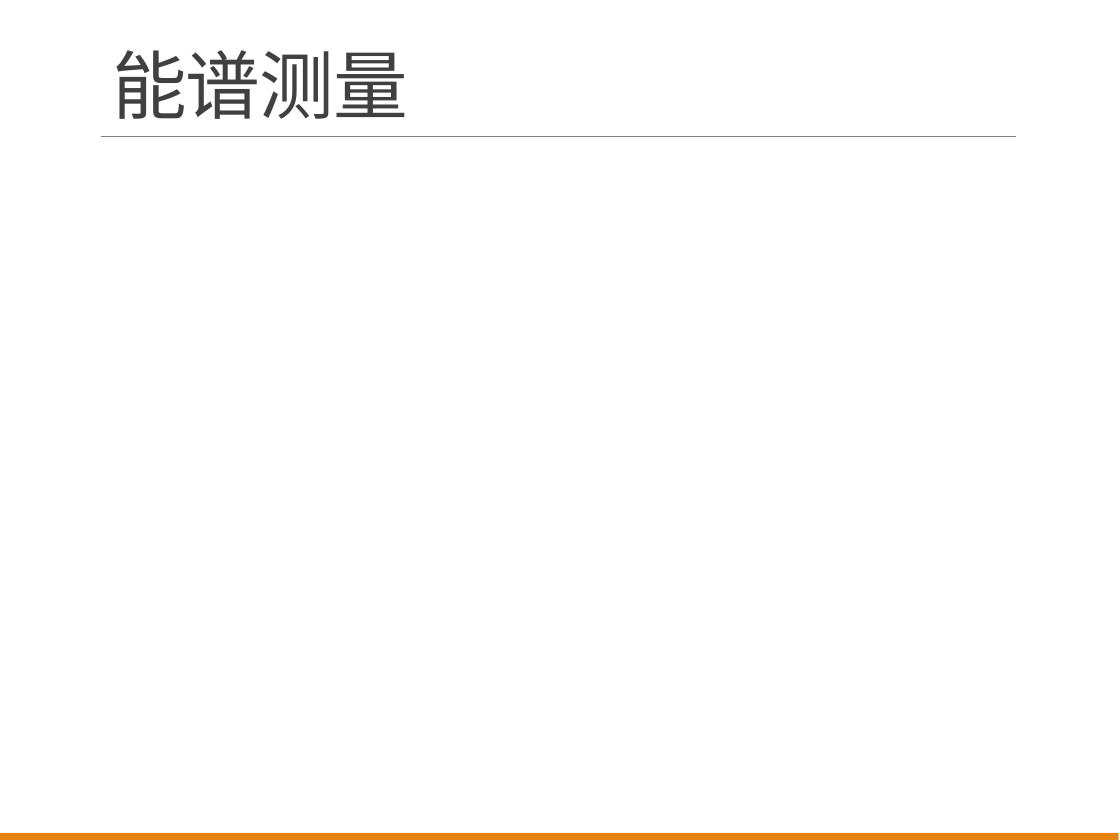
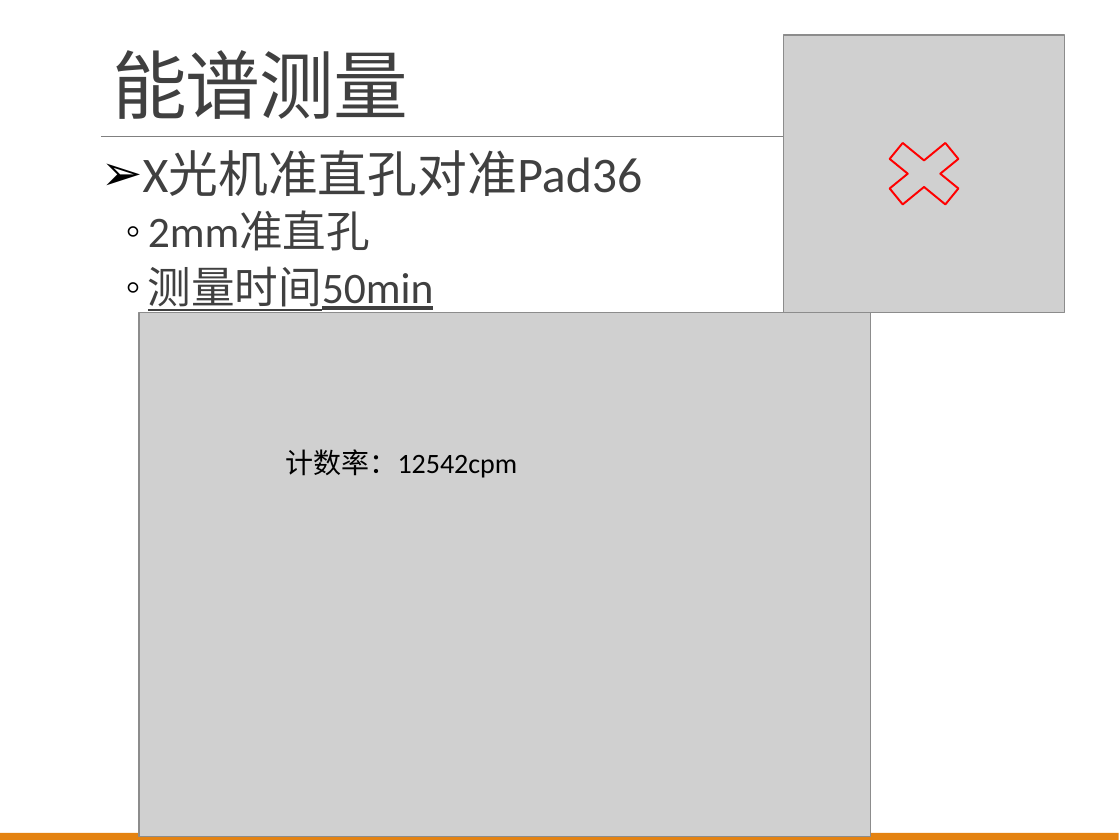
Before and after one commit to wyu0725/SDHCAL_DAQ, a slide deck: slide 8 of Slides/SDHCAL_Report_20170621.pptx. Drawn at 1120x840 pixels with LibreOffice and Linux fonts; fonts in the diff are those of the drawing; grey boxes stand for pictures. Boxes give left, top, right and bottom in pixels: in the first picture for what was removed or moved away, otherwise in the second. Text is boxed around its words. In the diff, an @@ line names an element or a change of style, - is before the commit and + after.

```diff
--- a/Slides/SDHCAL_Report_20170621.pptx
+++ b/Slides/SDHCAL_Report_20170621.pptx
@@ picture added at box(784, 35, 1065, 312) @@
@@ cross added at box(870, 130, 978, 217), outline #FF0000 1.25 pt @@
@@ text added at box(143, 151, 643, 314), 28 pt, text #404040 @@
+➢ X光机准直孔对准Pad36
+  ◦ 2mm准直孔
+  ◦ 测量时间50min
@@ picture added at box(139, 312, 870, 837) @@
@@ text added at box(286, 449, 518, 478), 18 pt, text #000000 @@
+计数率：12542cpm
```
Also in this commit, not shown: 8 other slides changed, 3 slides added, 1 slide removed.
